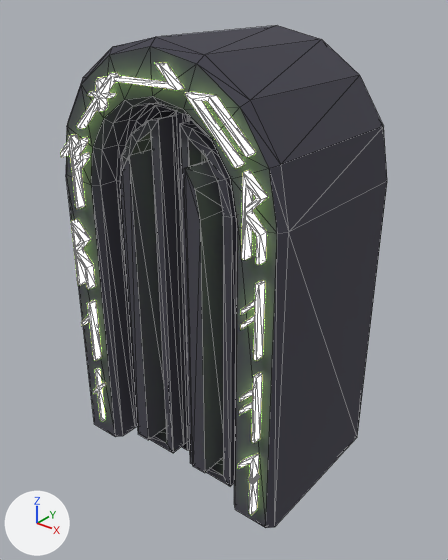
Before and after pictures for a commit that changed the glTF model Assets/3d_objects/plantdoor.glb.
Both versions are drawn from a 50 mm camera at (4.19, -4.19, 5.47) aimed at (0.1, 0.93, 2.29). Lighting does not change. The marker at lower left points along +X, +Y and +Z. Mesh edges are drawn as thin lines. Where no turn or scale is listed for an object, it has been applied to the vertices. Vertices at the same position are counted once.

In view in the first picture: 'Cube.002', 'T.032'.
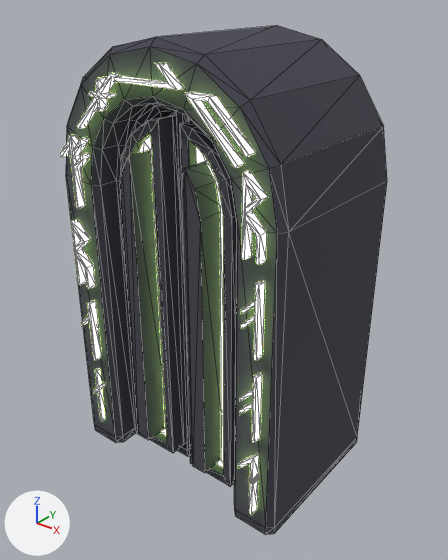
The newer file is also turned or shifted as a whole; pictures and numbers use the older file's frame.

Edits to the scene script, one JSON object a line:
```json
{"block": "me_cube_006", "where": "# used by ob_cube_002; location = (0.0, 0.0, 0.0)"}
{"op": "remove", "block": "me_cube_006", "code": "me_cube_006.from_pydata(...)  # 234 vertices, 464 faces; spans x -1.5..1.5, y 0.0..2.0, z 0.0..5.0"}
{"op": "add", "block": "me_cube_006", "code": "me_cube_006.from_pydata(...)  # 256 vertices, 508 faces; spans x -1.5..1.5, y 0.0..2.0, z -0.1..5.0"}
{"block": "me_cube_006", "change": "me_cube_006 part 1"}
{"block": "me_cube_006", "change": "18 faces are deleted"}
{"block": "me_cube_006", "change": "24 vertices in x -0.67..0.67, y 0.8, z 0.16..4.11 move by (0.0, -0.5, 0.0)"}
{"block": "me_cube_006", "change": "22 new vertices lie (0.0, 0.0, -0.1) away from vertices in x -1.5..1.5, y 0.0..2.0, z 0.0"}
{"block": "me_cube_006", "change": "62 new faces join them, mat_material_001 (picture img_cc_29_8x)"}
```

Changed parts and their boxes [x1, y1, x2, y2] in the pictures (448 x 560 px):
```json
{"object": "Cube.002", "change": "reshaped", "before": [66, 25, 387, 528], "after": [66, 25, 387, 535]}
{"part": 1, "of": "me_cube_006", "change": "built on", "before": [145, 139, 223, 460], "after": [94, 135, 357, 535]}
```
